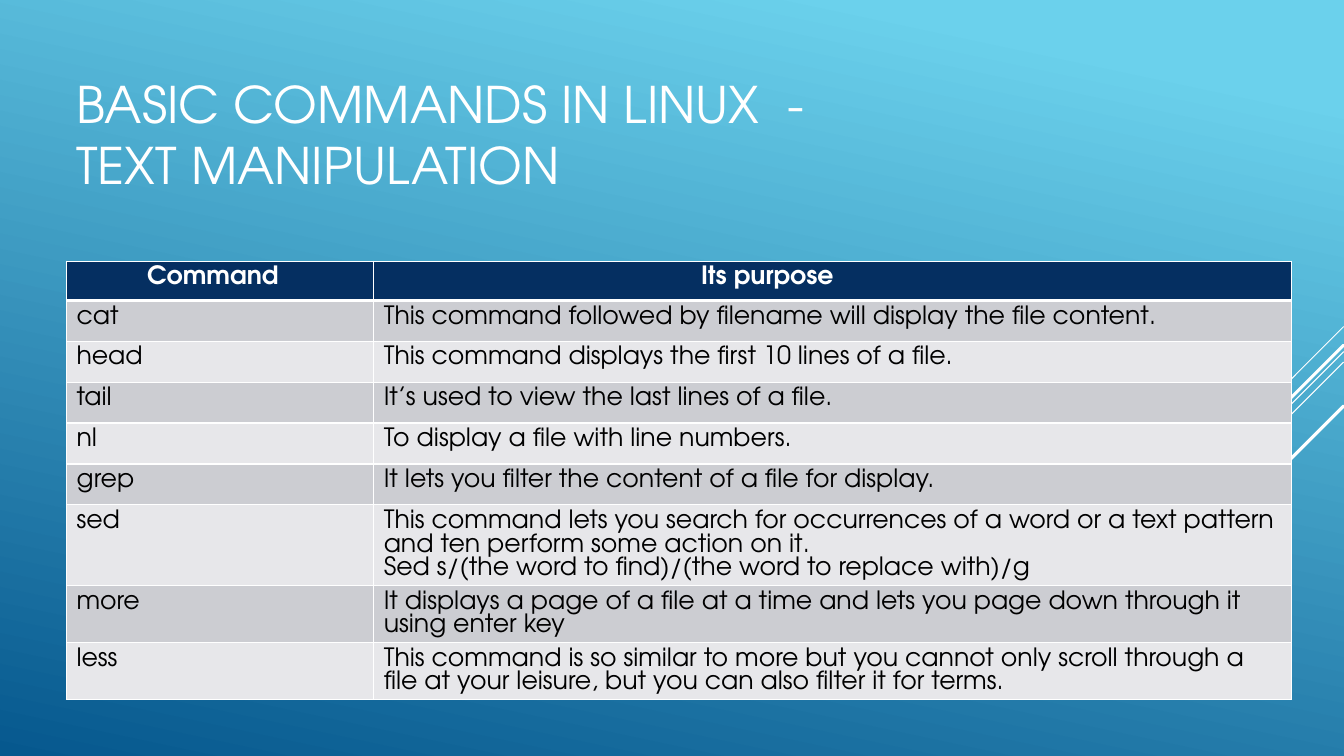
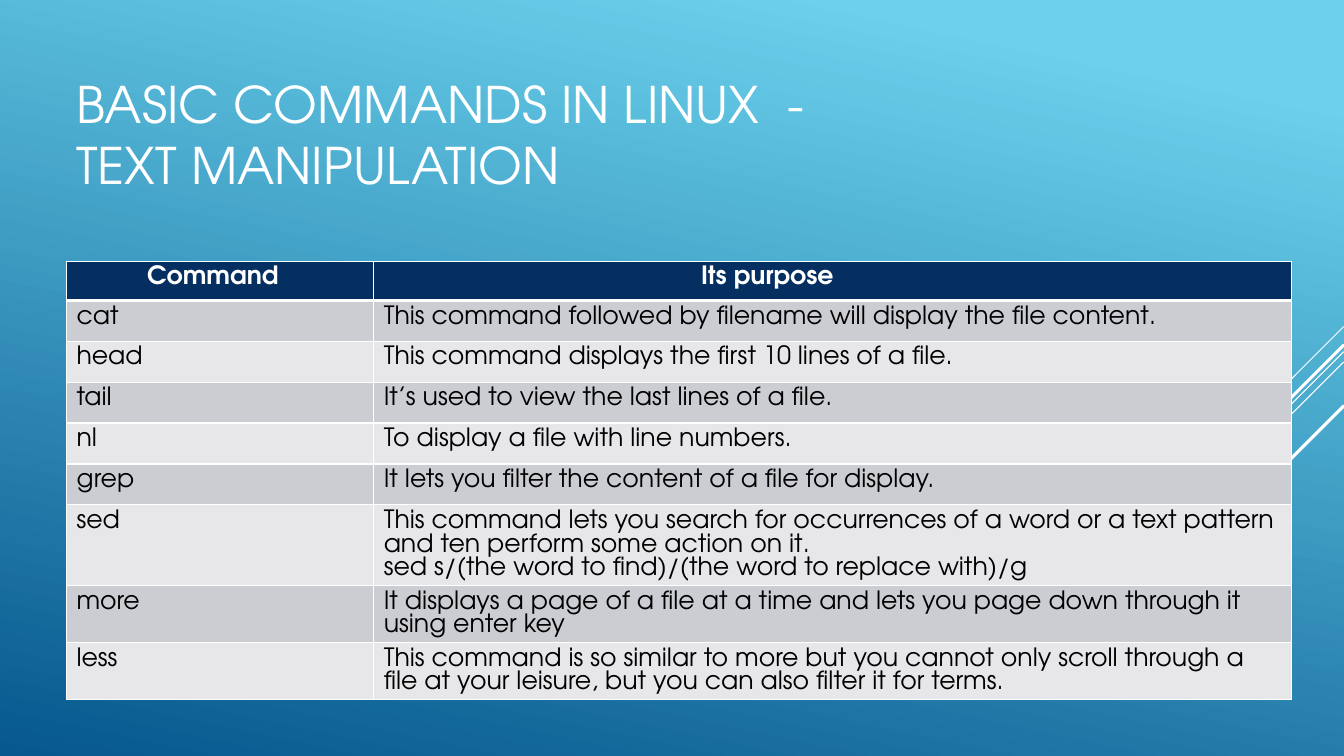
Before and after one commit to Mahmoud-El-Gohary/Linux, a slide deck: slide 6 of power point/Linux Basic Commands.pptx. Drawn at 1344x756 pixels with LibreOffice and Linux fonts; fonts in the diff are those of the drawing. Boxes give left, top, right and bottom in pixels: in the first picture for what was removed or moved away, otherwise in the second. Text is boxed around its words. In the diff, an @@ line names an element or a change of style, - is before the commit and + after.

```diff
--- a/power point/Linux Basic Commands.pptx
+++ b/power point/Linux Basic Commands.pptx
@@ table at box(67, 261, 1293, 748) @@
-row 7, column 2: This command lets you search for occurrences of a word or a text pattern and ten perform some action on it. / Sed s/(the word to find)/(the word to replace with)/g
+row 7, column 2: This command lets you search for occurrences of a word or a text pattern and ten perform some action on it. / sed s/(the word to find)/(the word to replace with)/g
```
Also in this commit, not shown: 1 other slide changed, 2 other files.
